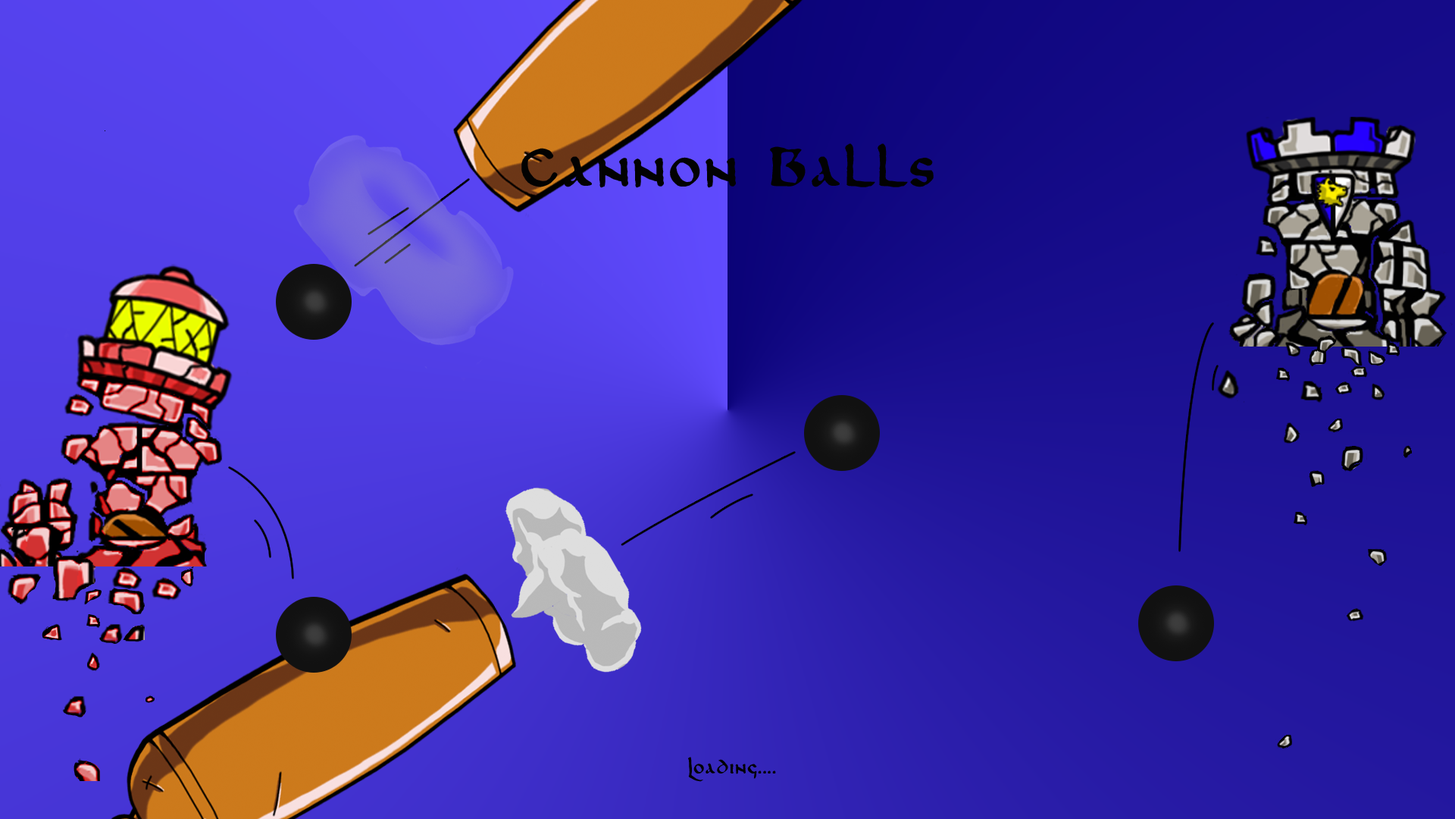
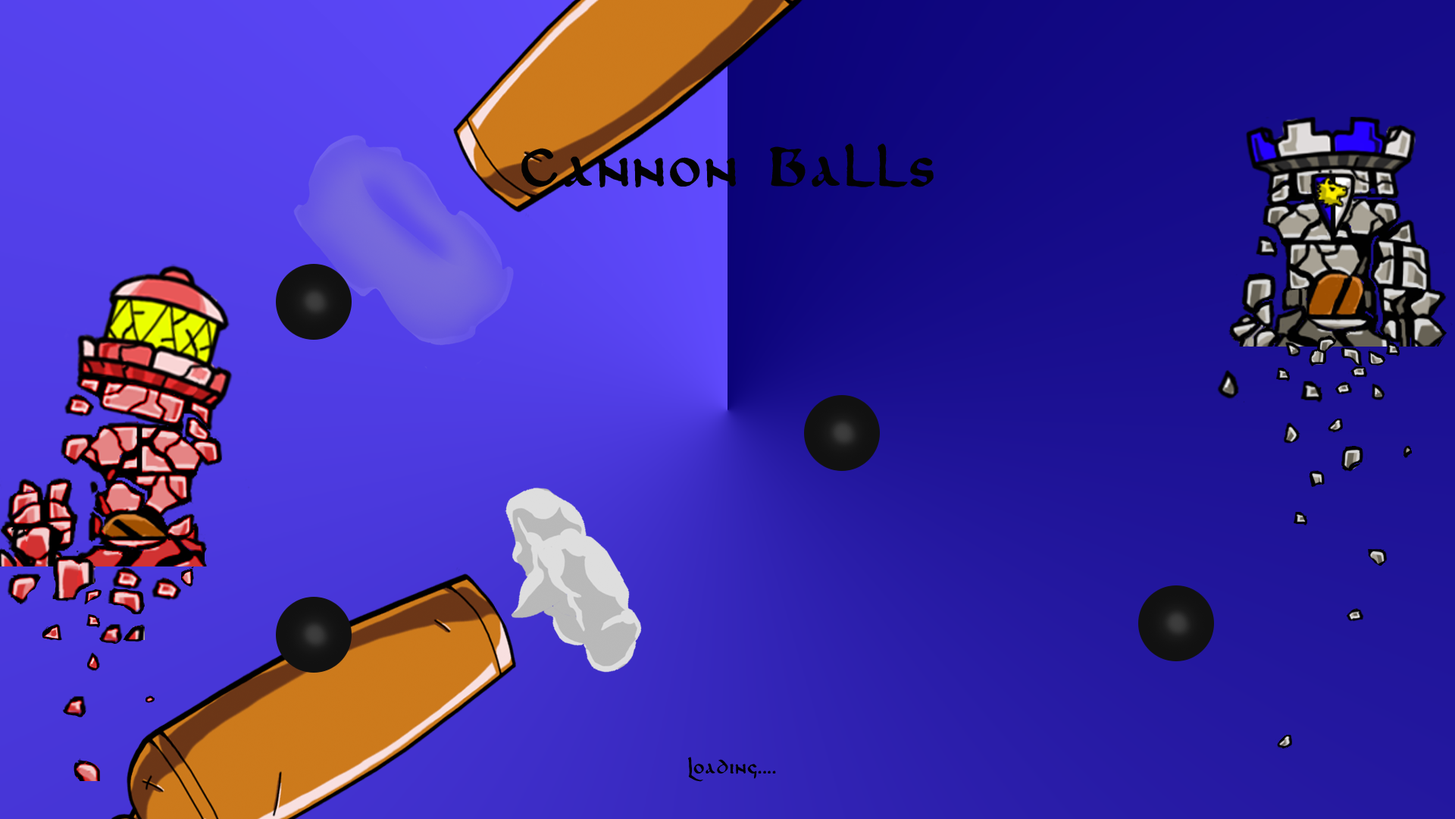
Layer changes from the first 1455×819 image to the second:
hid "lines" over <box>104,130,1219,580</box>
